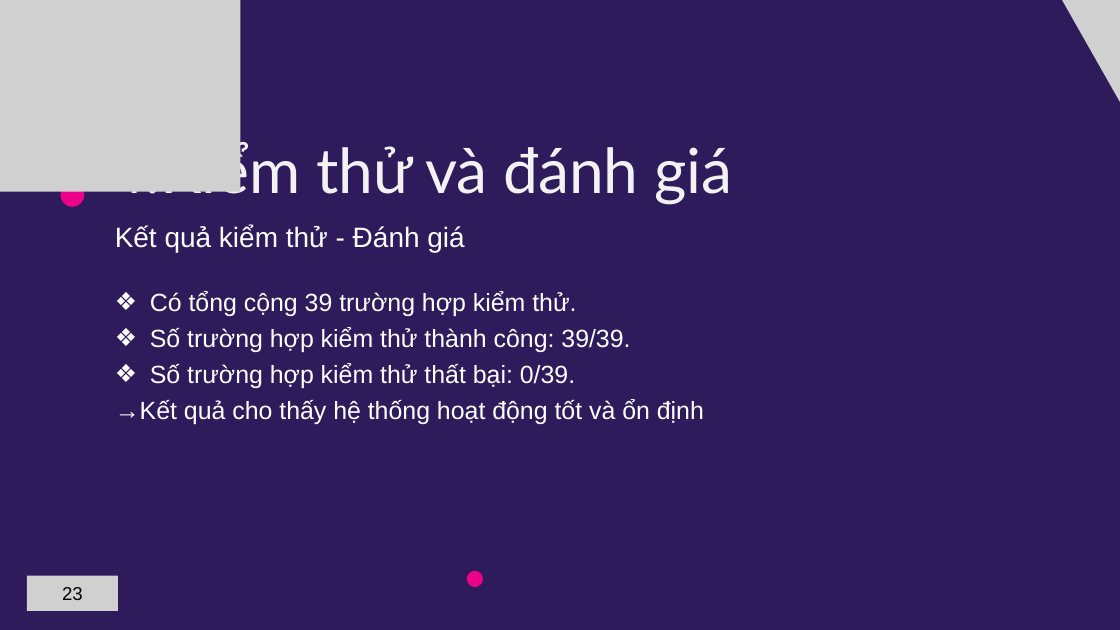
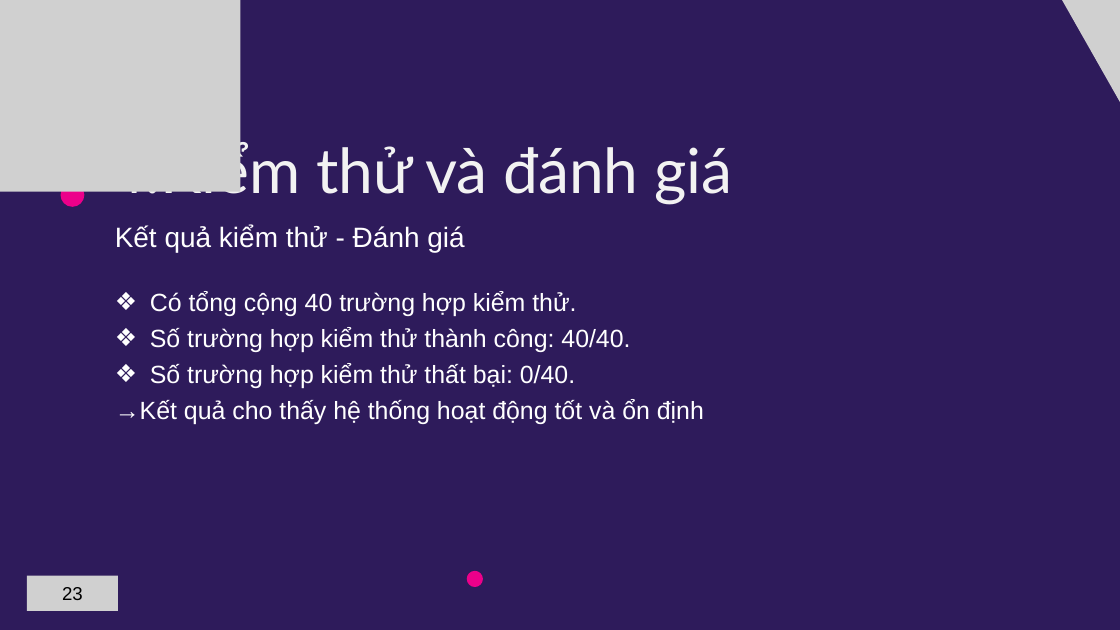
Before and after one commit to B2012257/lvtn_indieGameForum, a slide deck: slide 23 of docs/gameIndiePPT.pptx. Drawn at 1120x630 pixels with LibreOffice and Linux fonts; fonts in the diff are those of the drawing; grey boxes stand for pictures. Boxes give left, top, right and bottom in pixels: in the first picture for what was removed or moved away, otherwise in the second. Text is boxed around its words. In the diff, an @@ line names an element or a change of style, - is before the commit and + after.

```diff
--- a/docs/gameIndiePPT.pptx
+++ b/docs/gameIndiePPT.pptx
@@ text at [150, 291, 630, 388]: text changed @@
-❖ Có tổng cộng 39 trường hợp kiểm thử.
-❖ Số trường hợp kiểm thử thành công: 39/39.
-❖ Số trường hợp kiểm thử thất bại: 0/39.
+❖ Có tổng cộng 40 trường hợp kiểm thử.
+❖ Số trường hợp kiểm thử thành công: 40/40.
+❖ Số trường hợp kiểm thử thất bại: 0/40.
```
Also in this commit, not shown: 11 other slides changed, 26 other files.
